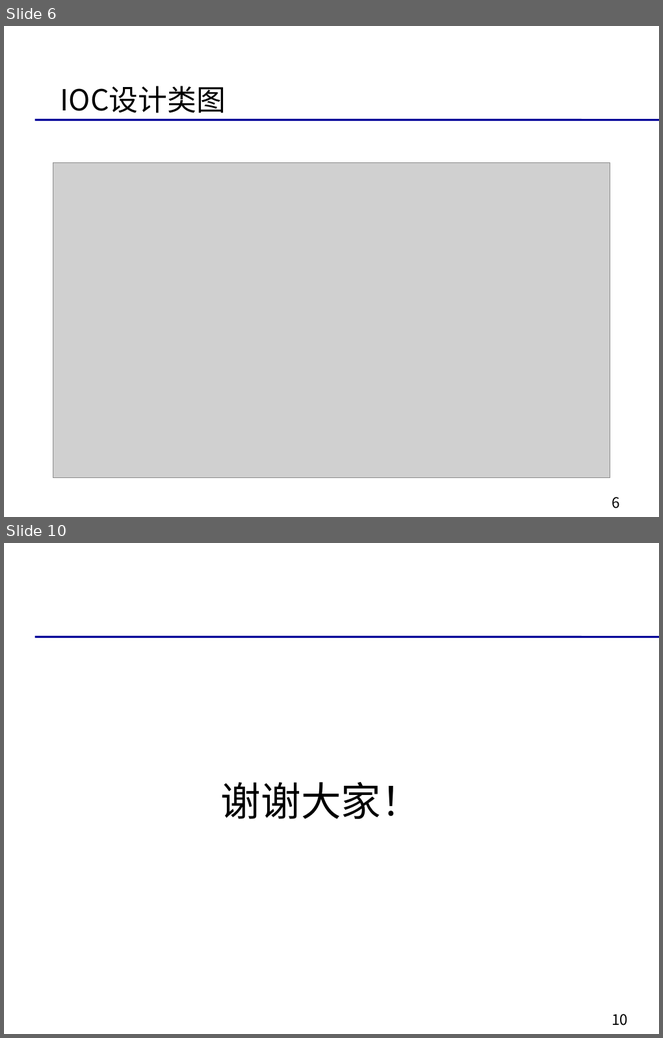
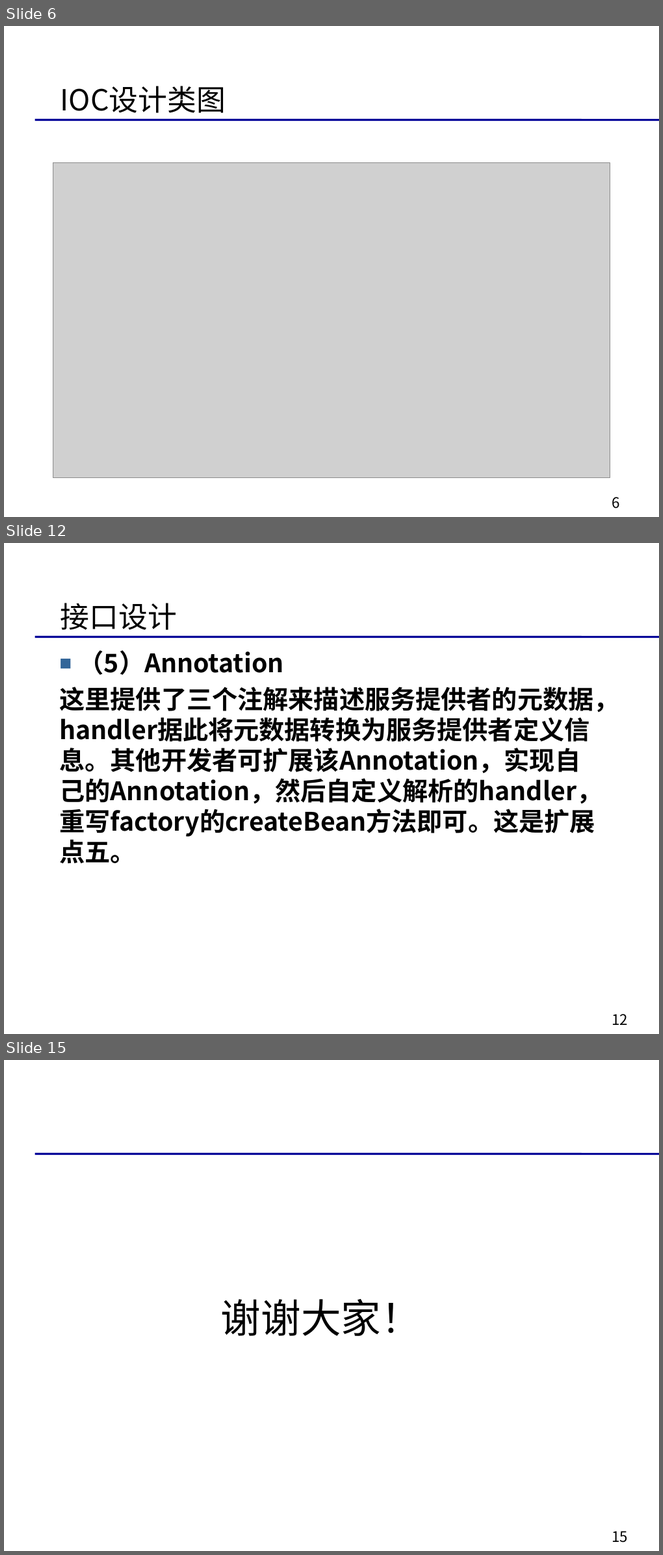
Before and after one commit to bhsei/16TeamF, a slide deck: 演讲ppt/软件改进与展示.pptx. Shown one above the other, each under a label of ours: slides 6 and 10 before the commit, slides 6, 12 and 15 after it; the slides between them are not shown. The pictures are 663x1038 and 663x1555 pixels, drawn with LibreOffice and Linux fonts; fonts in the diff are those of the drawing; grey boxes stand for pictures; background and template pictures are left out. Boxes give left, top, right and bottom in pixels: in the first picture for what was removed or moved away, otherwise in the second. Text is boxed around its words. In the diff, an @@ line names an element or a change of style, - is before the commit and + after.

Commit message:
改进实现方案的修改 1.细化接口设计 2.增加了Handler接口，把元数据中xml信息转换为服务提供者定义信息 3.增加了Annotation接口。提供了对解析注解的支持，能把注解中的元数据来描述服务提供者的 元数据。 4.定义数据结构，存储服务定义信息。 5.增加了java放射的一些类，支持xml注解的动态修改和运行。

```diff
--- a/演讲ppt/软件改进与展示.pptx
+++ b/演讲ppt/软件改进与展示.pptx
@@ slide 12 added at (4,543,659,1034), background picture (left out); not listed: 2 template elements that a slide beside it also shows @@
@@ title added at (61,603,177,630), 32 pt, text #000000 @@
+接口设计
@@ text added at (59,650,619,864), 28 pt, text #000000, bold @@
+■ （5）Annotation
+这里提供了三个注解来描述服务提供者的元数据，handler据此将元数据转换为服务提供者定义信息。其他开发者可扩展该Annotation，实现自己的Annotation，然后自定义解析的handler，重写factory的createBean方法即可。这是扩展点五。
@@ what was slide 10 is now slide 15 @@
@@ page number at (612,1531,628,1543): text changed @@
-10
+15
```
Also in this commit, not shown: 3 slides changed, 4 other slides added.
